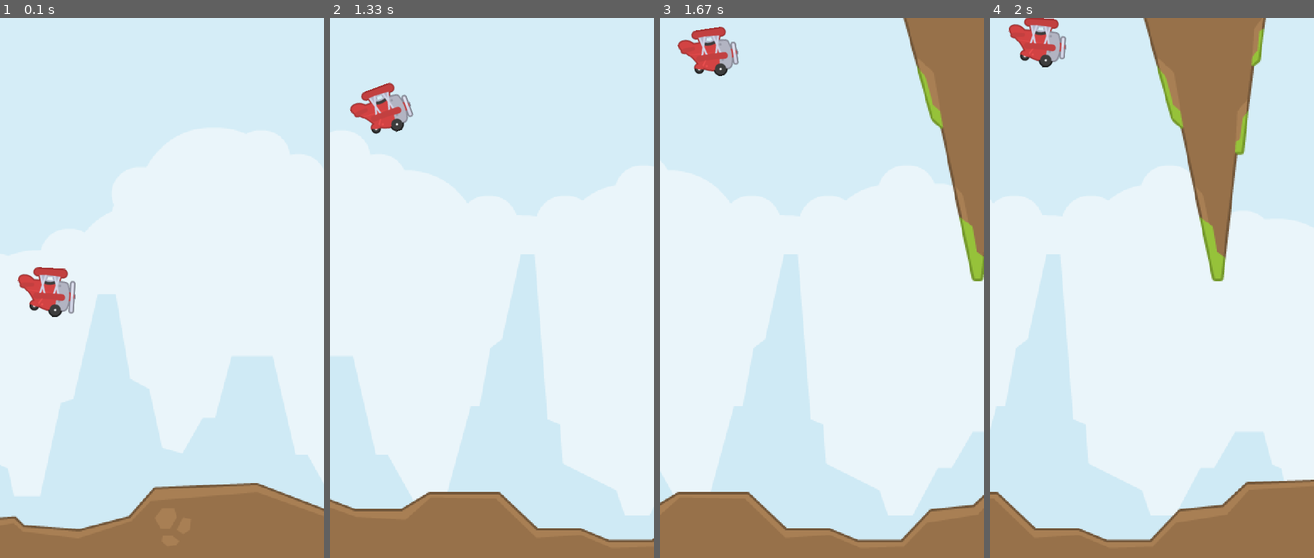
Above: before the commit, frames 1-4 (left to right).
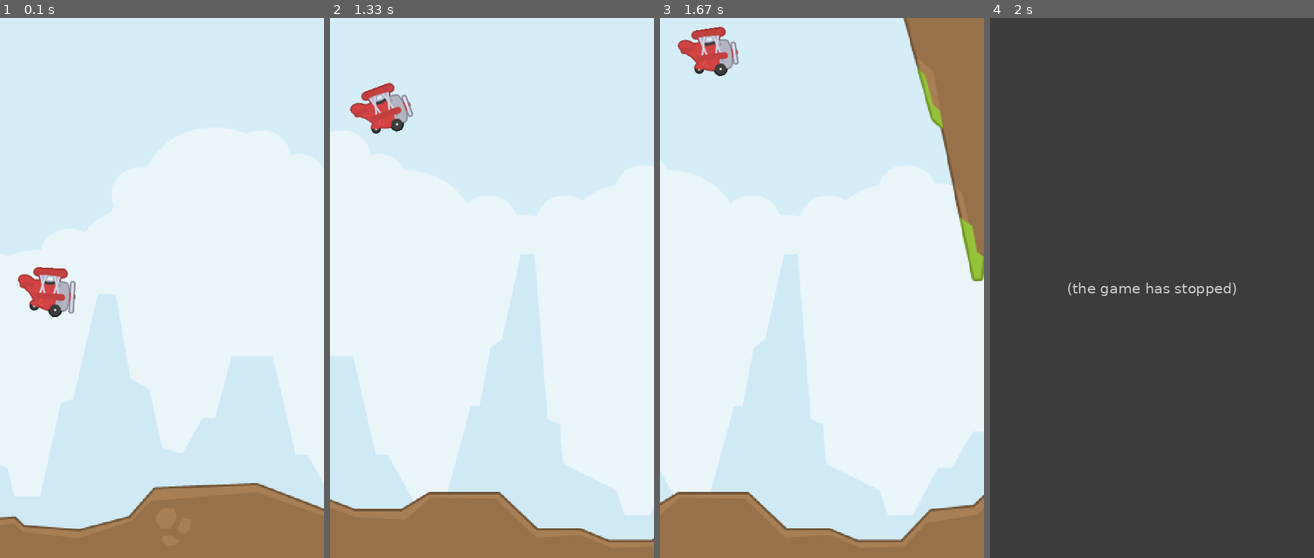
Above: after the commit, the same moments.

Repository: HenriqueCRC/pygame_2.0
Game: pygame game, started from cod_fonte/jogo.py
Same seed, same stepped clock (60 frames per second), same inputs: the game is played once before the commit and once after it.
Inputs:
- Up to frame 1 (0.1 s): no input
- Up to frame 2 (1.33 s): tap Space at 0.33, 0.73, 1.03, 1.23 s
- Up to frame 3 (1.67 s): no input
- Up to frame 4 (2 s): no input

Frames 1-3 are identical in both runs. In frame 4, 100% of the frame differs, in the area x 0-100%, y 0-100%.
After the commit the program exited at 1.75 s; later frames show no game.

Commit message:
ajustes das colisões

Diff:
--- a/cod_fonte/jogo.py
+++ b/cod_fonte/jogo.py
@@ -34,7 +34,8 @@
         pygame.time.set_timer(self.obstacle_timer, 1400)
 
     def collisions(self):
-        if pygame.sprite.spritecollide(self.plane,self.collision_sprites,False) :
+        if pygame.sprite.spritecollide(self.plane,self.collision_sprites,False, pygame.sprite.collide_mask)\
+            or self.plane.rect.top <= 0 :
             pygame.quit()
             sys.exit()
 
--- a/cod_fonte/sprites.py
+++ b/cod_fonte/sprites.py
@@ -108,7 +108,7 @@
 		self.sprite_type = 'obstacle'
 
 		orientation = choice(('up','down'))
-		surf = pygame.image.load(f'../graphics/obstacles/{choice((0,1))}.png').convert_alpha()
+		surf = pygame.image.load(f'./img/obstáculos/{choice((0,1))}.png').convert_alpha()
 		self.image = pygame.transform.scale(surf,pygame.math.Vector2(surf.get_size()) * scale_factor)
 
 		x = WINDOW_WIDTH + randint(40,100)
